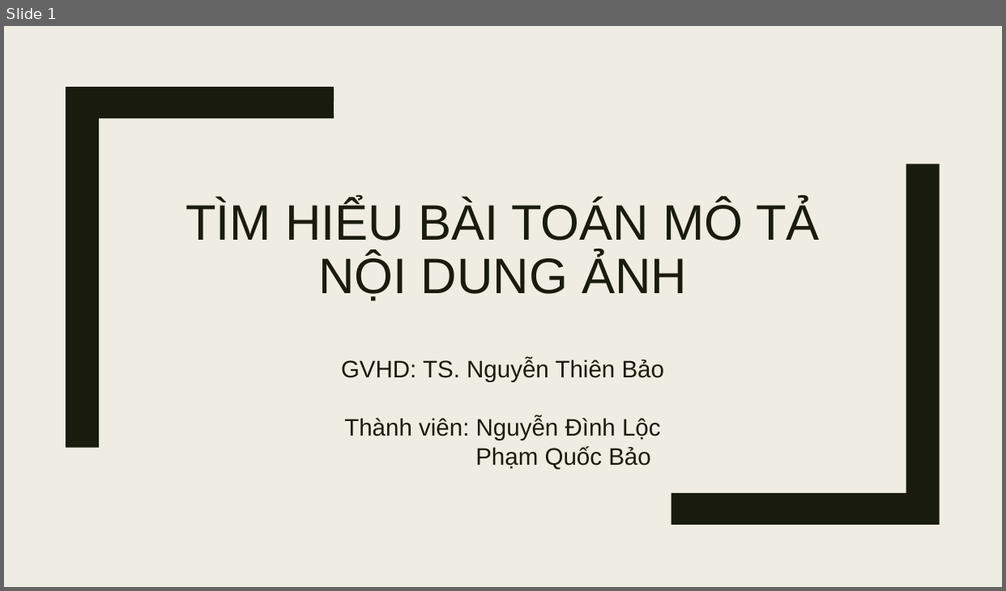
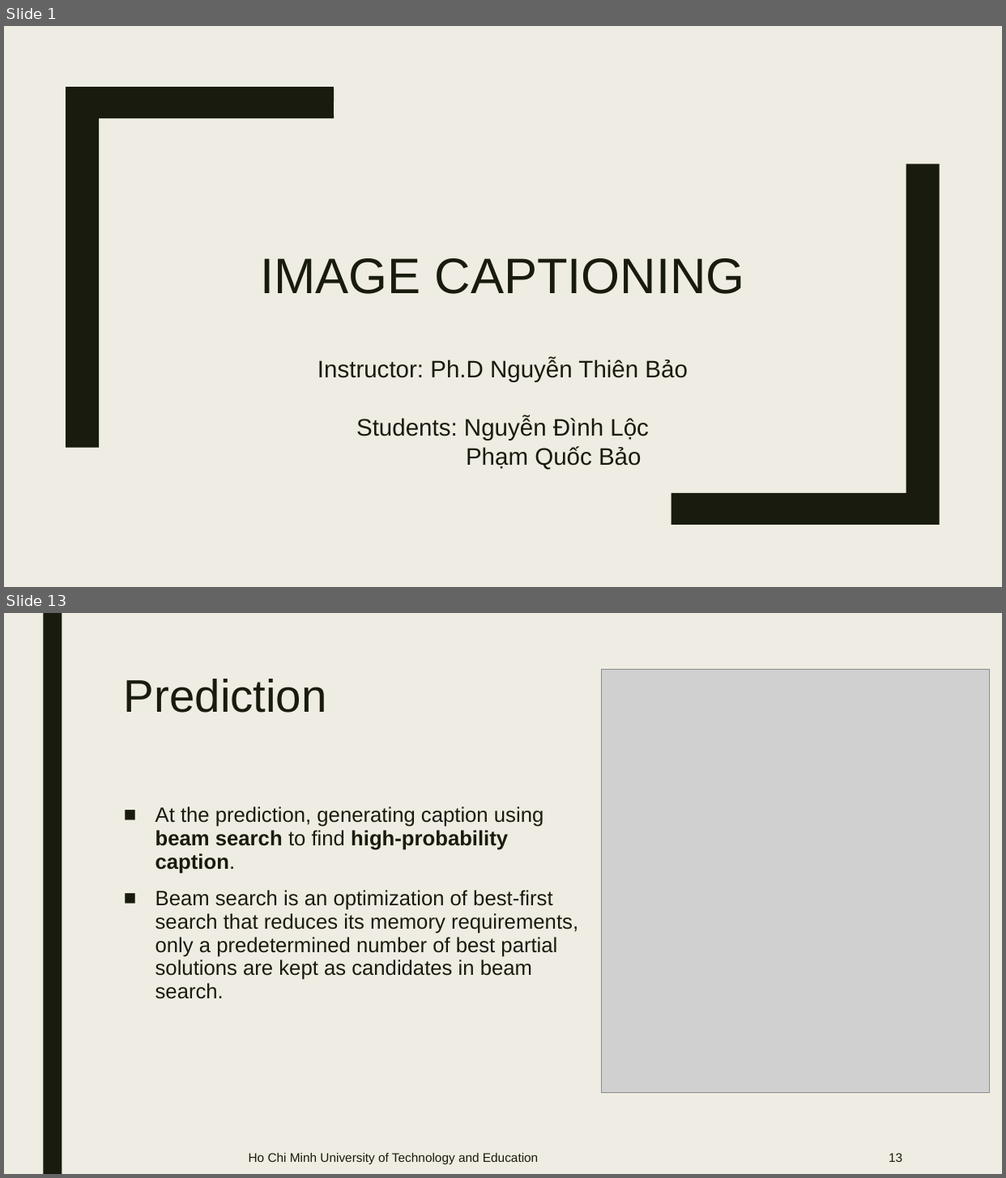
Before and after one commit to lyonguyen8697/image-description, a slide deck: presentation.pptx. Shown one above the other, each under a label of ours: slide 1 before the commit, slides 1 and 13 after it; the slides between them are not shown. The pictures are 1006x591 and 1006x1178 pixels, drawn with LibreOffice and Linux fonts; fonts in the diff are those of the drawing; grey boxes stand for pictures. Boxes give left, top, right and bottom in pixels: in the first picture for what was removed or moved away, otherwise in the second. Text is boxed around its words. In the diff, an @@ line names an element or a change of style, - is before the commit and + after.

```diff
--- a/presentation.pptx
+++ b/presentation.pptx
@@ slide 13 added at <box>4,613,1002,1174</box>, background #EFEDE3 @@
@@ rectangle added at <box>43,613,62,1174</box>, fill #191B0E @@
@@ title added at <box>124,679,327,713</box>, 44 pt, text #191B0E @@
+Prediction
@@ picture added at <box>602,669,989,1093</box> @@
@@ text added at <box>155,807,578,999</box>, 20 pt, text #191B0E @@
+■ At the prediction, generating caption using beam search to find high-probability caption.
+■ Beam search is an optimization of best-first search that reduces its memory requirements, only a predetermined number of best partial solutions are kept as candidates in beam search.
@@ text added at <box>249,1153,538,1165</box>, 12 pt, text #191B0E @@
+Ho Chi Minh University of Technology and Education
@@ page number added at <box>889,1153,902,1162</box>, 12 pt, text #191B0E @@
+13
@@ slide 1 changed as well @@
@@ title at <box>260,258,745,294</box>: text changed @@
-TÌM HIỂU BÀI TOÁN MÔ TẢ NỘI DUNG ẢNH
+IMAGE CAPTIONING
@@ subtitle at <box>317,359,688,441</box>: text changed @@
-GVHD: TS. Nguyễn Thiên Bảo
-Thành viên: Nguyễn Đình Lộc
+Instructor: Ph.D Nguyễn Thiên Bảo
+Students: Nguyễn Đình Lộc
```
Also in this commit, not shown: 7 other slides changed, 12 other slides added, 5 slides removed.
